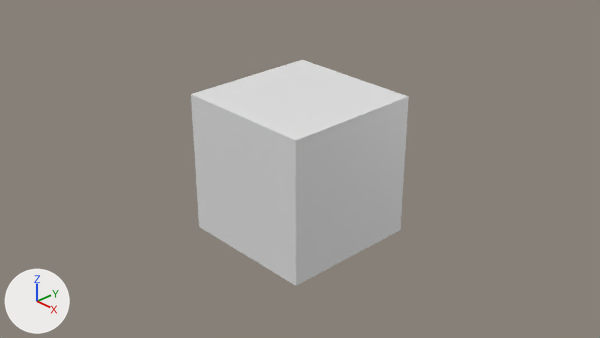
The Blender file beginner 3d project/MyFristFile.blend as it was, and as the next commit left it.
One viewpoint serves both versions: the file's camera 'Camera'. Arrows for +X, +Y and +Z are at lower left; the lights stay in place.
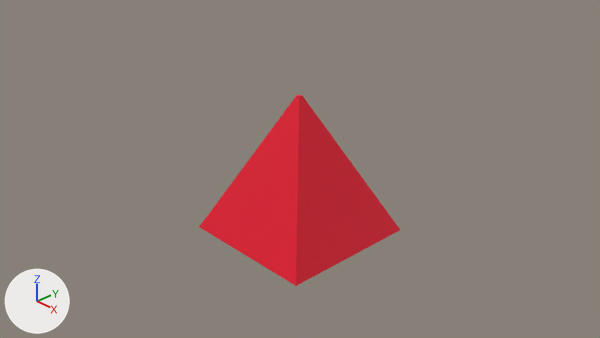
What differs and where, as boxes [x1, y1, x2, y2] in the pictures (600 x 338 px):
'Cube', recoloured, reshaped (white to red, 8% narrower, 15% shorter)
    before: [191, 60, 409, 286]
    after: [199, 94, 400, 286]

Diff of the bpy script that builds the scene:
```diff
--- a/beginner 3d project/MyFristFile.blend.py
+++ b/beginner 3d project/MyFristFile.blend.py
@@ mat_material @@
 n1 = _N.new('ShaderNodeBsdfPrincipled'); n1.name = 'Principled BSDF'
 n1.inputs[2].default_value = 0.4  # 'Roughness'
+n1.inputs[8].default_value = 1.0  # 'Subsurface Weight'
+n2 = _N.new('ShaderNodeLightPath'); n2.name = 'Light Path'
+n3 = _N.new('ShaderNodeMix'); n3.name = 'Mix'
+n3.data_type = 'RGBA'
+n3.inputs[6].default_value = (0.794, 0.00392, 0.0264, 1.0)  # 'A', red #e60d2d
+n3.inputs[7].default_value = (0.8, 0.8, 0.8, 1.0)  # 'B', white #e7e7e7
 _L.new(n1.outputs[0], n0.inputs[0])  # 'BSDF' to 'Surface'
+_L.new(n2.outputs[5], n3.inputs[0])  # 'Is Reflection Ray' to 'Factor'
+_L.new(n2.outputs[5], n1.inputs[10])  # 'Is Reflection Ray' to 'Subsurface Scale'
+_L.new(n3.outputs[2], n1.inputs[0])  # 'Result' to 'Base Color'
@@ me_cube @@
 me_cube.from_pydata(...)  # 8 vertices, 6 faces; spans x -1.0..1.0, y -1.0..1.0, z -1.0..1.0
 # used by ob_cube; location = (0.0, 0.0, 0.0)
-me_cube.vertices[0].co = (1.0, 1.0, 1.0)  # pixel (408, 96)
-me_cube.vertices[2].co = (1.0, -1.0, 1.0)  # pixel (295, 140)
-me_cube.vertices[4].co = (-1.0, 1.0, 1.0)  # pixel (302, 59)
-me_cube.vertices[6].co = (-1.0, -1.0, 1.0)  # pixel (190, 94)
+# me_cube part 1
+me_cube.vertices[0].co = (0.03, 0.03, 1.0)  # pixel (302, 95)
+me_cube.vertices[2].co = (0.03, -0.03, 1.0)  # pixel (299, 96)
+me_cube.vertices[4].co = (-0.03, 0.03, 1.0)  # pixel (299, 94)
+me_cube.vertices[6].co = (-0.03, -0.03, 1.0)  # pixel (296, 95)
 me_cube.materials.append(mat_material)
```
